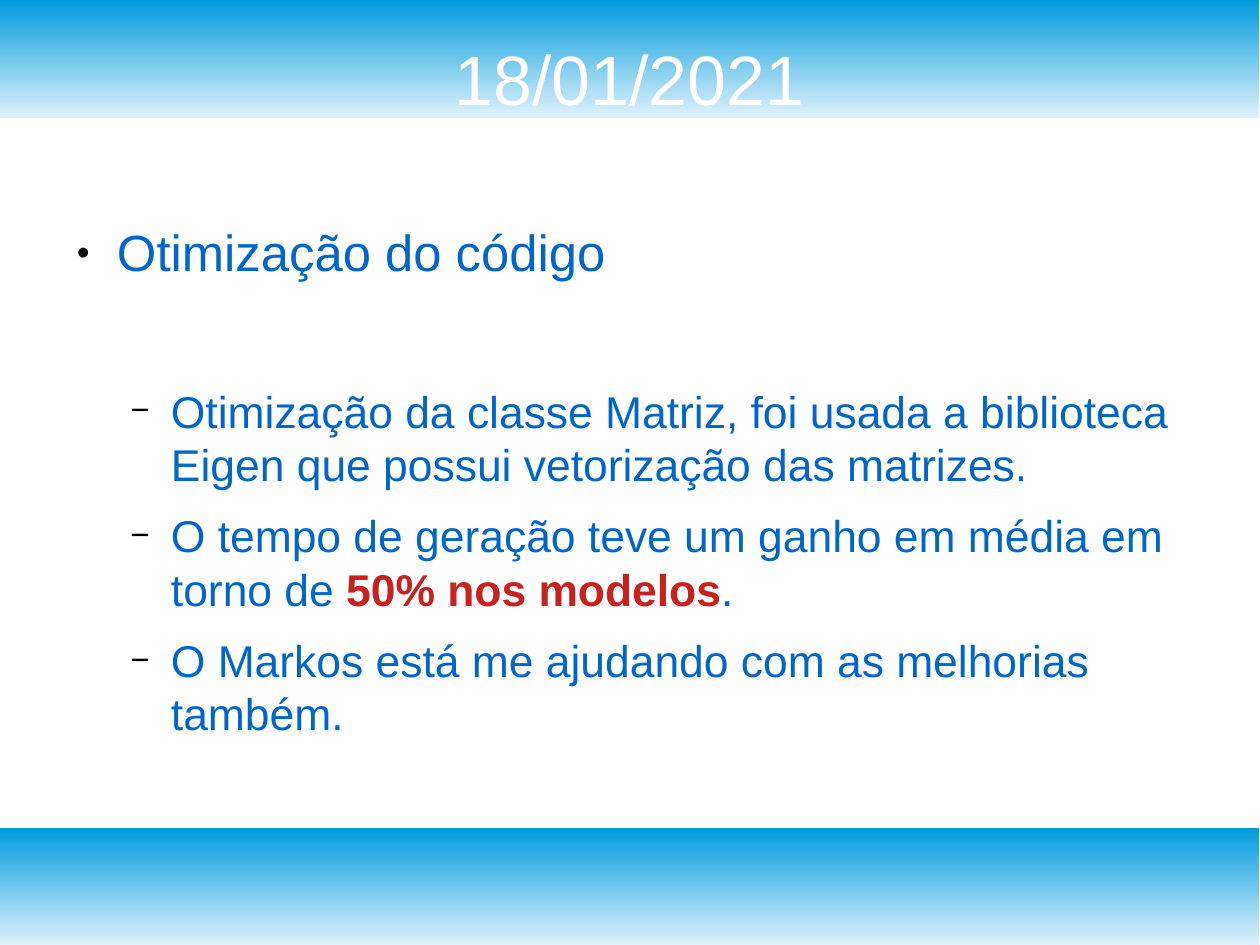
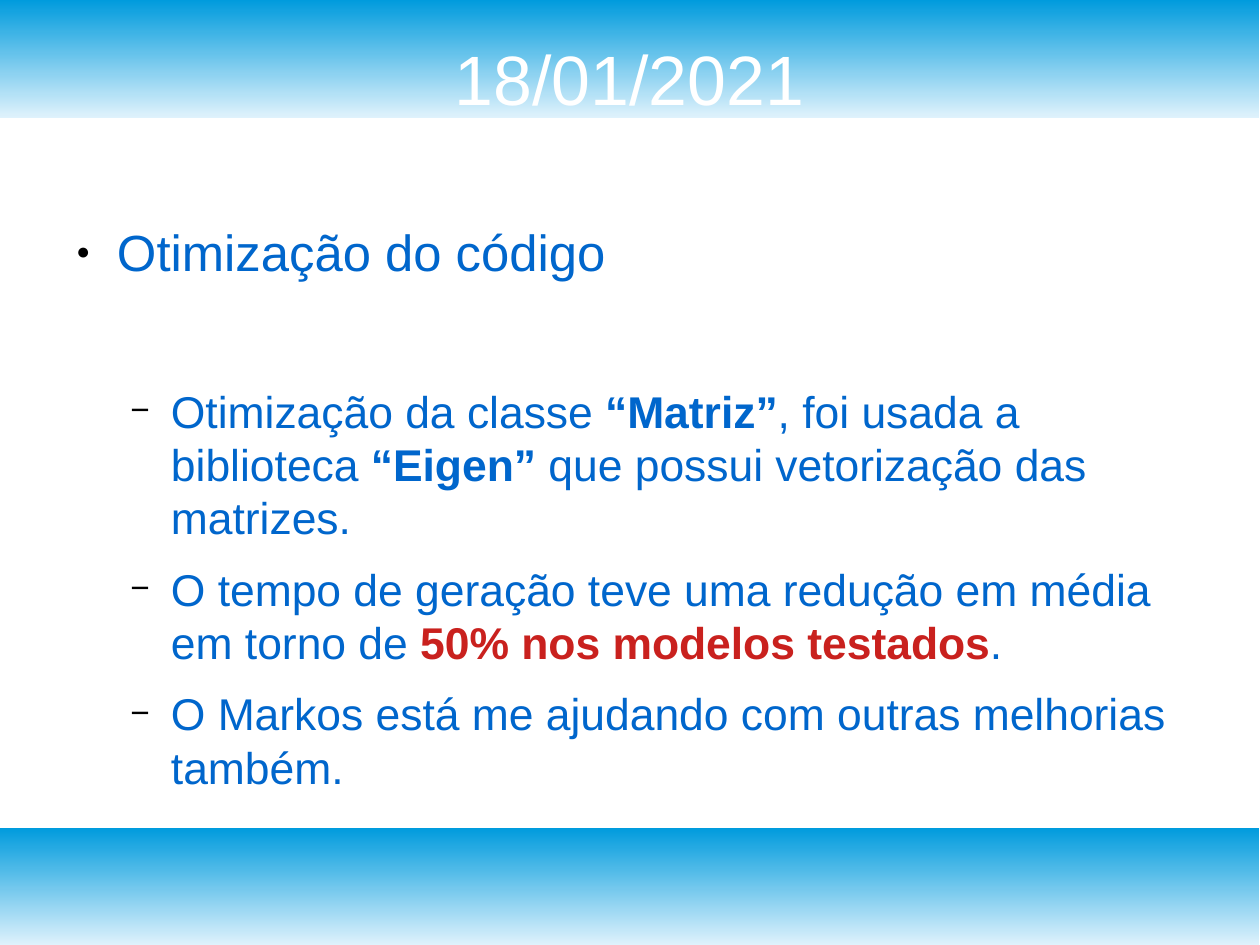
Before and after one commit to tiagosombrra/ApMeshTese, a slide deck: slide 3 of atas_reunioes/reuniao/apresentacao.odp (slide 2 before the commit). Drawn at 1260x945 pixels with LibreOffice and Linux fonts; fonts in the diff are those of the drawing. Boxes give left, top, right and bottom in pixels: in the first picture for what was removed or moved away, otherwise in the second. Text is boxed around its words. In the diff, an @@ line names an element or a change of style, - is before the commit and + after.

```diff
--- a/atas_reunioes/reuniao/apresentacao.odp
+++ b/atas_reunioes/reuniao/apresentacao.odp
@@ text at bbox=[171, 395, 1165, 785]: text changed @@
-  − Otimização da classe Matriz, foi usada a biblioteca Eigen que possui vetorização das matrizes.
-  − O tempo de geração teve um ganho em média em torno de 50% nos modelos.
-  − O Markos está me ajudando com as melhorias também.
+  − Otimização da classe “Matriz”, foi usada a biblioteca “Eigen” que possui vetorização das matrizes.
+  − O tempo de geração teve uma redução em média em torno de 50% nos modelos testados.
+  − O Markos está me ajudando com outras melhorias também.
```
Also in this commit, not shown: 1 other slide changed, 2 slides added, 1 slide removed, 10 other files.
